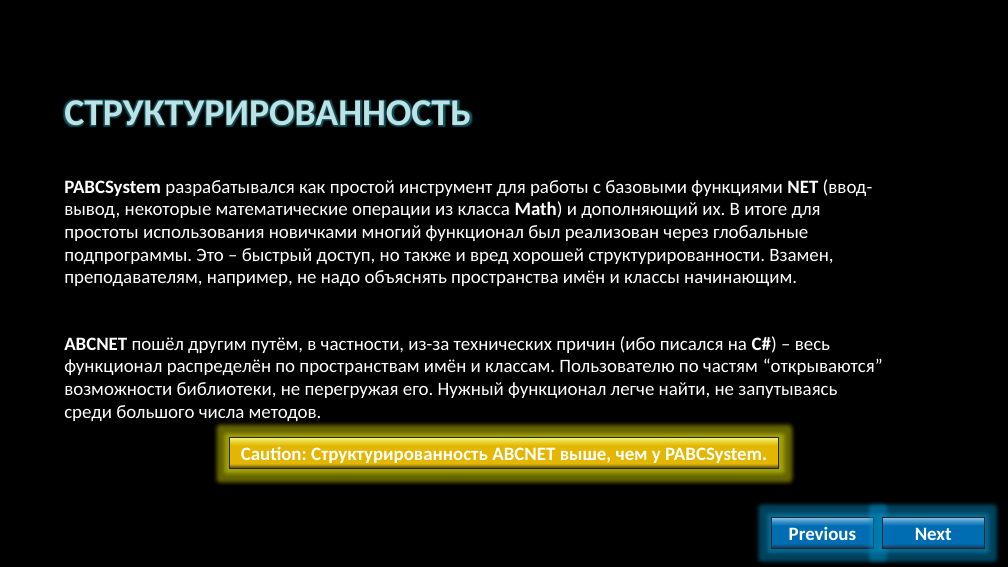
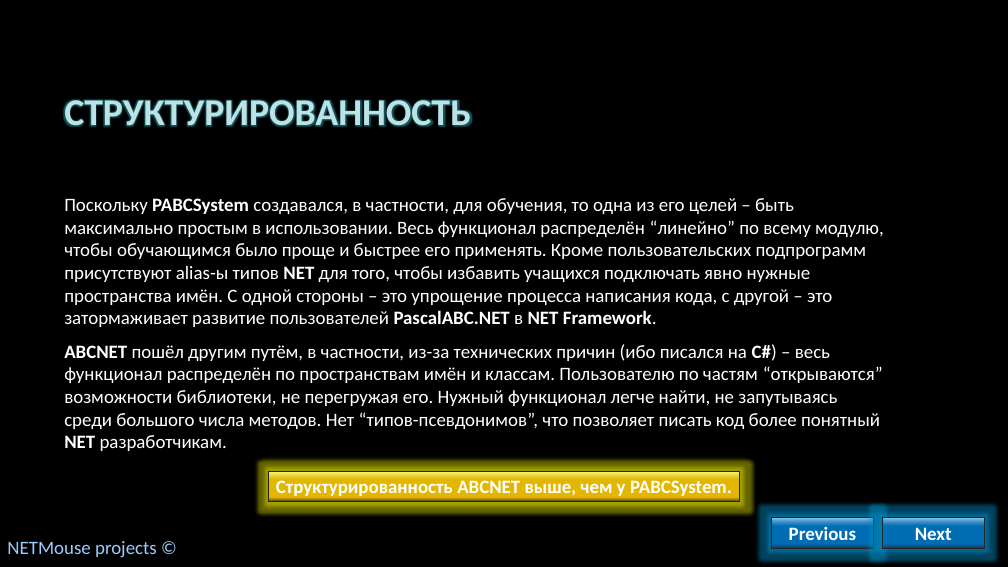
Before and after one commit to AlvinSeville7cf-NET-projects/ABCNET, a slide deck: slide 4 of NETMouse - .NET release/Presentations/ABCNET как альтернатива PABCSystem.pptx. Drawn at 1008x567 pixels with LibreOffice and Linux fonts; fonts in the diff are those of the drawing; background and template pictures are left out. Boxes give left, top, right and bottom in pixels: in the first picture for what was removed or moved away, otherwise in the second. Text is boxed around its words. In the diff, an @@ line names an element or a change of style, - is before the commit and + after.

Commit message:
presentation update - 2

```diff
--- a/NETMouse - .NET release/Presentations/ABCNET как альтернатива PABCSystem.pptx
+++ b/NETMouse - .NET release/Presentations/ABCNET как альтернатива PABCSystem.pptx
@@ text at (x1=64, y1=198, x2=884, y2=451): text changed @@
-PABCSystem разрабатывался как простой инструмент для работы с базовыми функциями NET (ввод-вывод, некоторые математические операции из класса Math) и дополняющий их. В итоге для простоты использования новичками многий функционал был реализован через глобальные подпрограммы. Это – быстрый доступ, но также и вред хорошей структурированности. Взамен, преподавателям, например, не надо объяснять пространства имён и классы начинающим.
-ABCNET пошёл другим путём, в частности, из-за технических причин (ибо писался на C#) – весь функционал распределён по пространствам имён и классам. Пользователю по частям “открываются” возможности библиотеки, не перегружая его. Нужный функционал легче найти, не запутываясь среди большого числа методов.
+Поскольку PABCSystem создавался, в частности, для обучения, то одна из его целей – быть максимально простым в использовании. Весь функционал распределён “линейно” по всему модулю, чтобы обучающимся было проще и быстрее его применять. Кроме пользовательских подпрограмм присутствуют alias-ы типов NET для того, чтобы избавить учащихся подключать явно нужные пространства имён. С одной стороны – это упрощение процесса написания кода, с другой – это затормаживает развитие пользователей PascalABC.NET в NET Framework.
+ABCNET пошёл другим путём, в частности, из-за технических причин (ибо писался на C#) – весь функционал распределён по пространствам имён и классам. Пользователю по частям “открываются” возможности библиотеки, не перегружая его. Нужный функционал легче найти, не запутываясь среди большого числа методов. Нет “типов-псевдонимов”, что позволяет писать код более понятный NET разработчикам.
@@ rectangle "Структурированность ABCNET выше, чем у ..." resized from (x1=229, y1=438, x2=779, y2=468) to (x1=268, y1=471, x2=740, y2=501) @@
@@ text in rectangle at (x1=276, y1=480, x2=732, y2=496): text changed @@
-Caution: Структурированность ABCNET выше, чем у PABCSystem.
+Структурированность ABCNET выше, чем у PABCSystem.
@@ text added at (x1=7, y1=541, x2=157, y2=558), 18 pt, text #99CCFF @@
+NETMouse projects ©
```
Also in this commit, not shown: 10 other slides changed.
